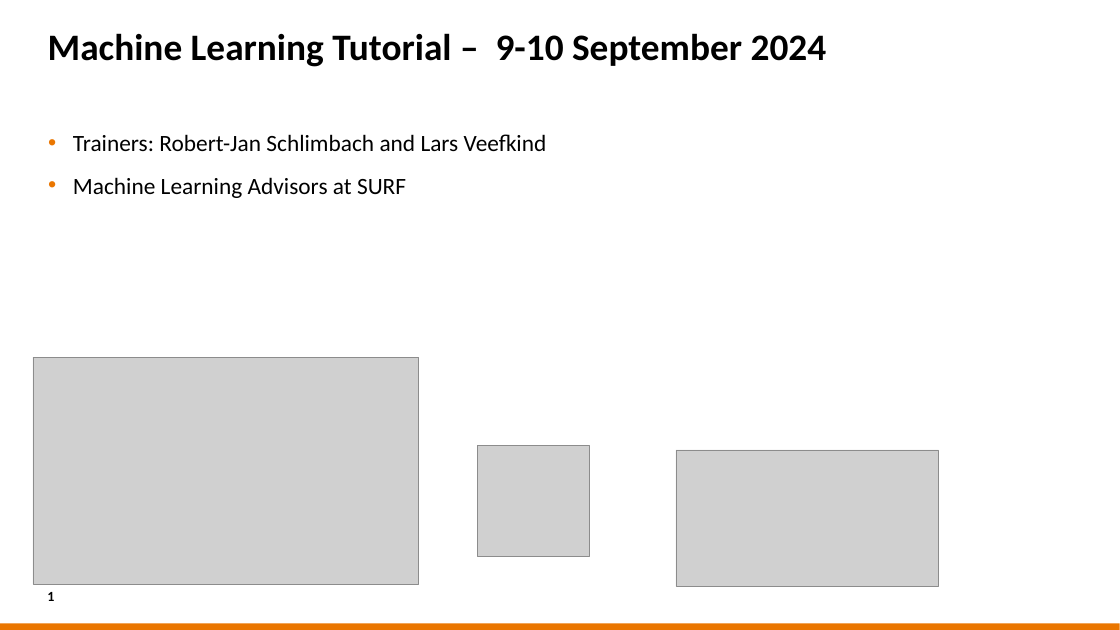
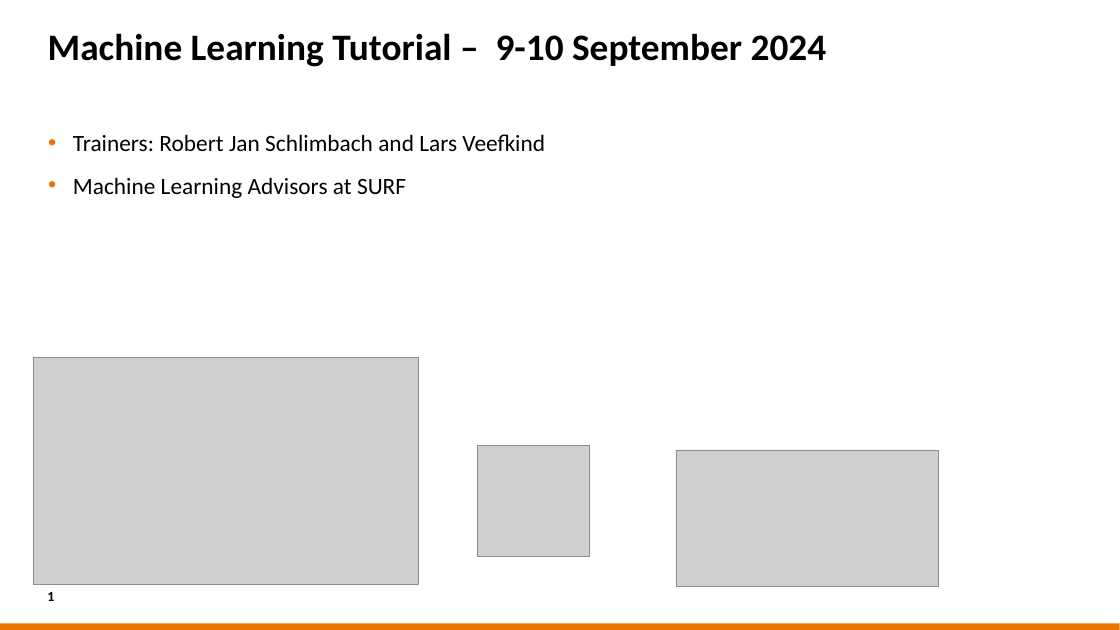
Before and after one commit to sara-nl/HPML-course-materials, a slide deck: slide 1 of Day1/slides/EuroHPC_HPML_welcome.pptx. Drawn at 1120x630 pixels with LibreOffice and Linux fonts; fonts in the diff are those of the drawing; grey boxes stand for pictures; background and template pictures are left out. Boxes give left, top, right and bottom in pixels: in the first picture for what was removed or moved away, otherwise in the second. Text is boxed around its words. In the diff, an @@ line names an element or a change of style, - is before the commit and + after.

```diff
--- a/Day1/slides/EuroHPC_HPML_welcome.pptx
+++ b/Day1/slides/EuroHPC_HPML_welcome.pptx
@@ text at <box>73,134,545,151</box>: text changed @@
-• Trainers: Robert-Jan Schlimbach and Lars Veefkind
+• Trainers: Robert Jan Schlimbach and Lars Veefkind
```
Also in this commit, not shown: 2 other slides changed, 4 other files.
